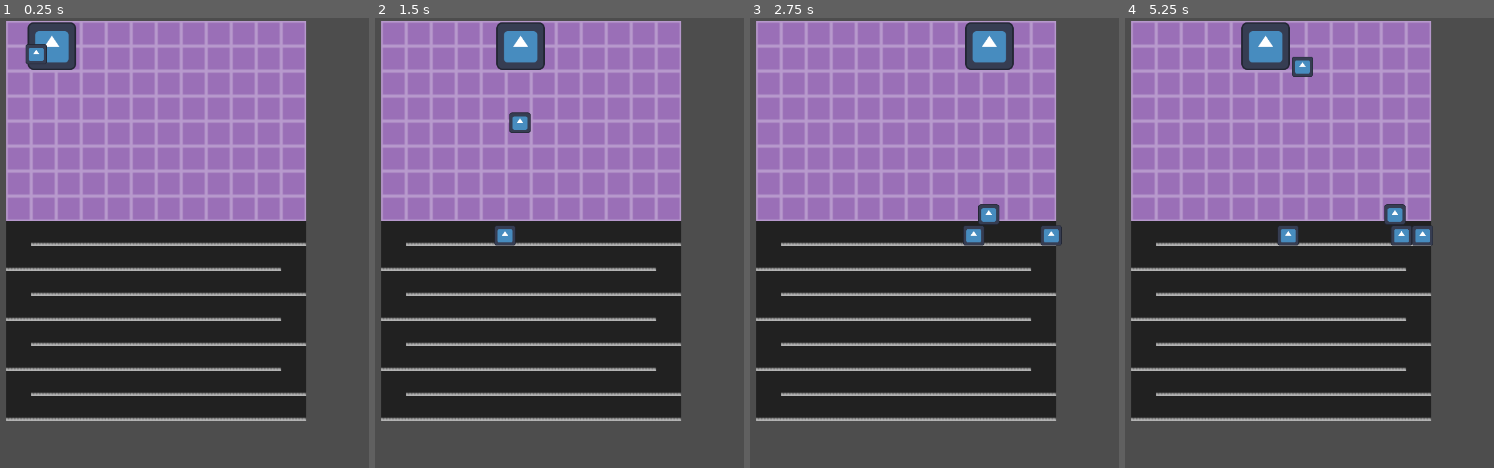
Above: before the commit, frames 1-4 (left to right).
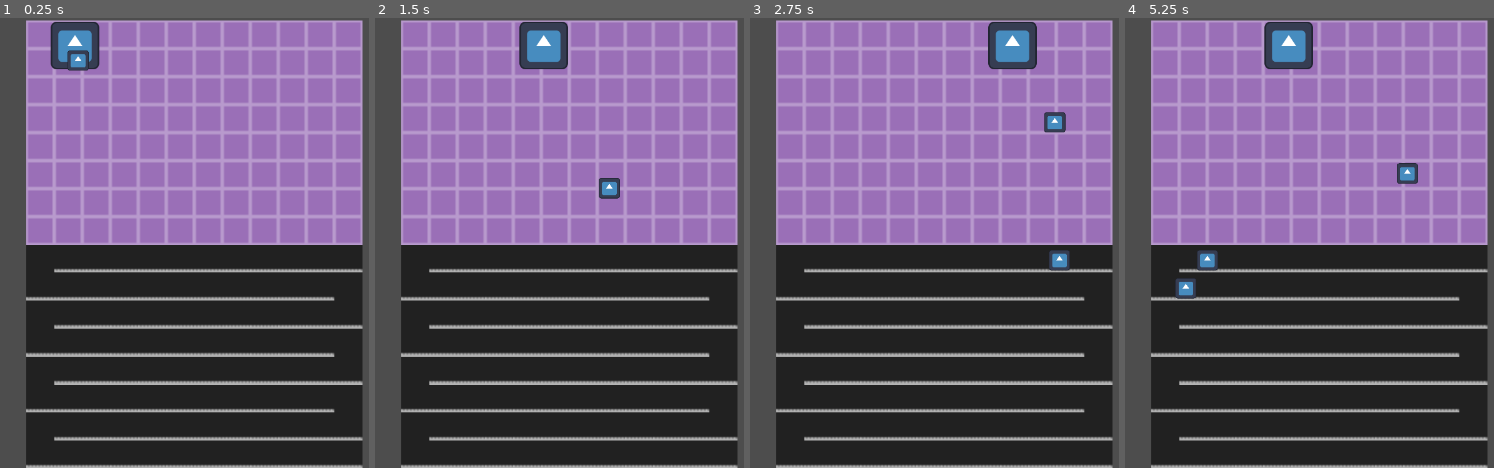
Above: after the commit, the same moments.

Repository: KrolPolski/Finnish-Game-Jam-2025
Game: Godot game, scene res://scenes/level_1.tscn
The game is run twice, just before and just after one commit, with the same random seed, the same clock (stepped at 60 frames per second) and the same inputs. The engine's default icon, where the game draws it, is replaced by a stand-in: a white triangle on a blue panel in a dark square.
Inputs:
- Up to frame 1 (0.25 s): no input
- Up to frame 2 (1.5 s): hold D (move_right) from 0.53 s (still down); tap W (climb_up) at 0.77 s
- Up to frame 3 (2.75 s): tap W (climb_up) at 1.52 s; release D (move_right) at 2.03 s; hold A (move_left) from 2.03 s (still down)
- Up to frame 4 (5.25 s): release A (move_left) at 2.78 s; hold D (move_right) 2.78-4.28 s; tap W (climb_up) at 3.02, 3.77, 4.52 s; hold A (move_left) 4.28-5.03 s; hold D (move_right) from 5.03 s (still down)

The runs differ from the first frame. In frame 1, 52% of the frame differs, in the area x 1-99%, y 0-100%; in frame 2, 52%; in frame 3, 52%; in frame 4, 52%.

Commit message:
Mobs now change direction at appropriate times and don't get stuck

Diff:
--- a/mob.gd
+++ b/mob.gd
@@ -1,7 +1,12 @@
 extends CharacterBody2D
 
-var SPEED = 2
-
+@export var speed: float = 200
+var right: Vector2 = Vector2.RIGHT  # Start moving right
+var left: Vector2 = Vector2.LEFT
+var direction = right
+var framecount = 0
+var collision_vector
+var angle
 # Called when the node enters the scene tree for the first time.
 func _ready() -> void:
 	pass # Replace with function body.
@@ -11,11 +16,13 @@
 func _process(delta: float) -> void:
 	pass
 func _physics_process(delta: float):
-	position.x += SPEED
-	if position.x >= 450:
-		SPEED = -2
-	if position.x <= 0:
-		SPEED = +2
+	velocity = direction * speed
 	if not is_on_floor():
-		velocity += get_gravity() * delta
-	move_and_slide()
+		velocity += get_gravity() * delta * 10
+	if move_and_slide():
+	#direction += collision_vector
+		if not is_on_floor_only():
+			if direction == left:
+				direction = right
+			else:
+				direction = left
--- a/project.godot
+++ b/project.godot
@@ -11,7 +11,6 @@
 [application]
 
 config/name="The Lab Incident"
-
 run/main_scene="res://scenes/level_1.tscn"
 config/features=PackedStringArray("4.3", "GL Compatibility")
 config/icon="res://icon.svg"
@@ -20,6 +19,15 @@
 
 window/size/viewport_width=1280
 window/size/viewport_height=720
+
+[dotnet]
+
+project/assembly_name="The Lab Incident"
+
+[global_group]
+
+wall=""
+mob=""
 
 [input]
 
@@ -44,10 +52,6 @@
 ]
 }
 
-[dotnet]
-
-project/assembly_name="The Lab Incident"
-
 [rendering]
 
 renderer/rendering_method="gl_compatibility"
--- a/scenes/level_1.tscn
+++ b/scenes/level_1.tscn
@@ -26,19 +26,22 @@
 [sub_resource type="RectangleShape2D" id="RectangleShape2D_kr7il"]
 size = Vector2(78.5, 75)
 
+[sub_resource type="RectangleShape2D" id="RectangleShape2D_y4ot2"]
+size = Vector2(24.6875, 860.625)
+
 [node name="Level 1" type="Node2D"]
 
 [node name="Tilemaps" type="Node" parent="."]
 
 [node name="Floor" type="TileMapLayer" parent="Tilemaps"]
-position = Vector2(330, 645)
-scale = Vector2(2.5, 2.5)
+position = Vector2(362, 721)
+scale = Vector2(2.8, 2.8)
 tile_map_data = PackedByteArray("AAAAAP//AAAAAAAAAAABAP//AAAAAAAAAAACAP//AAAAAAAAAAADAP//AAAAAAAAAAAEAP//AAAAAAAAAAAFAP …(1456 unchanged characters)…
 tile_set = SubResource("TileSet_1fugo")
 
 [node name="Sky" type="TileMapLayer" parent="Tilemaps"]
-position = Vector2(330, 645)
-scale = Vector2(2.5, 2.5)
+position = Vector2(362, 721)
+scale = Vector2(2.8, 2.8)
 tile_map_data = PackedByteArray("AAAAAPf/AAAAAAAAAAABAPf/AAAAAAAAAAACAPf/AAAAAAAAAAADAPf/AAAAAAAAAAAEAPf/AAAAAAAAAAAFAP …(1456 unchanged characters)…
 tile_set = SubResource("TileSet_rqsky")
 
@@ -50,13 +53,15 @@
 [node name="CollisionShape2D" type="CollisionShape2D" parent="Portal2"]
 position = Vector2(373.75, 43.5)
 shape = SubResource("RectangleShape2D_kr7il")
+one_way_collision = true
 
 [node name="Sprite2D" type="Sprite2D" parent="Portal2"]
-position = Vector2(373, 45)
+position = Vector2(410, 44)
 scale = Vector2(0.605469, 0.597656)
 texture = ExtResource("4_8bqn7")
 
 [node name="MobTimer" type="Timer" parent="Portal2"]
+wait_time = 2.0
 autostart = true
 
 [node name="PortalTimer" type="Timer" parent="Portal2"]
@@ -65,3 +70,13 @@
 
 [node name="Mob" parent="." instance=ExtResource("4_mkim1")]
 position = Vector2(1, -170)
+
+[node name="StaticBody2D" type="StaticBody2D" parent="."]
+
+[node name="CollisionShape2D" type="CollisionShape2D" parent="StaticBody2D" groups=["wall"]]
+position = Vector2(352.812, 333.375)
+shape = SubResource("RectangleShape2D_y4ot2")
+
+[node name="CollisionShape2D2" type="CollisionShape2D" parent="StaticBody2D" groups=["wall"]]
+position = Vector2(906.344, 330.312)
+shape = SubResource("RectangleShape2D_y4ot2")
--- a/scenes/mob.tscn
+++ b/scenes/mob.tscn
@@ -4,17 +4,19 @@
 [ext_resource type="Texture2D" uid="uid://bmf7blihblkv5" path="res://icon.svg" id="2_n7dok"]
 
 [sub_resource type="RectangleShape2D" id="RectangleShape2D_hn5fo"]
-size = Vector2(33.75, 33.5)
+size = Vector2(30.875, 29.75)
 
 [node name="Mob" type="CharacterBody2D"]
 top_level = true
+position = Vector2(0, -1)
 script = ExtResource("1_c6a7m")
+metadata/_edit_group_ = true
 
 [node name="Sprite2D" type="Sprite2D" parent="."]
-position = Vector2(347, 199.25)
+position = Vector2(394, 200)
 scale = Vector2(0.265625, 0.253906)
 texture = ExtResource("2_n7dok")
 
-[node name="CollisionShape2D" type="CollisionShape2D" parent="."]
-position = Vector2(348, 195)
+[node name="CollisionShape2D" type="CollisionShape2D" parent="." groups=["mob"]]
+position = Vector2(394, 200)
 shape = SubResource("RectangleShape2D_hn5fo")
Not shown: 1 places in scenes/level_1.tscn that only renumber resources
